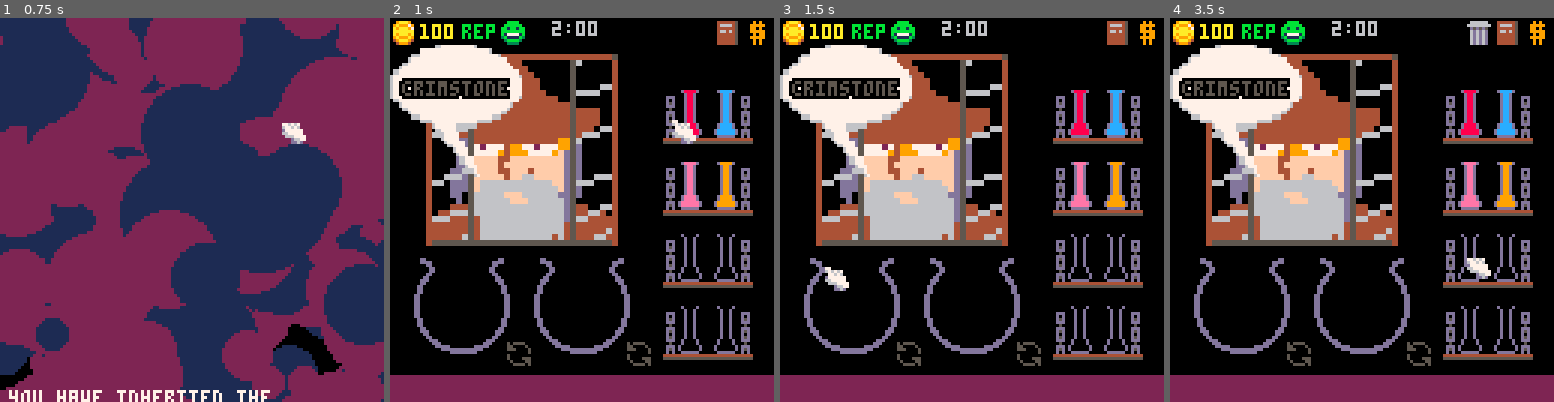
Above: before the commit, frames 1-4 (left to right).
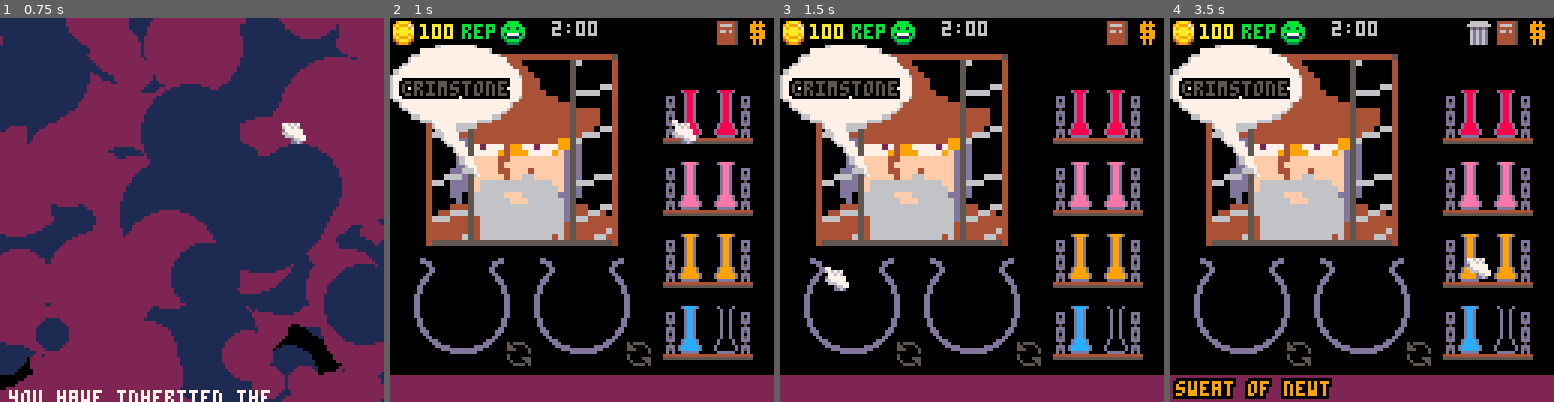
Above: after the commit, the same moments.

Repository: andbalch/cs4730_team_game
Game: PICO-8 cartridge potion.p8
Two runs of this game, one before a commit and one after it. Both use one fixed random seed, a clock stepped at 60 frames per second and the inputs below.
Inputs (mouse positions are in pixels of both pictures, inside the frame that each line leads up to):
- Up to frame 1 (0.75 s): tap X (X key) at 0.33 s; click (280, 121) at 0.67 s; tap O (Z key) at 0.7 s
- Up to frame 2 (1 s): no input
- Up to frame 3 (1.5 s): tap X (X key) at 1.07 s; click (826, 267) at 1.22 s
- Up to frame 4 (3.5 s): tap O (Z key) every 0.4 s from 1.7 to 3.3 s; click (1277, 114) at 1.77 s; tap X (X key) at 1.85, 2.97 s; click (1342, 259) at 2.32 s; click (1404, 106) at 2.87 s; click (1465, 256) at 3.42 s

Frame 1 is identical in both runs. In frame 2, 1.3% of the frame differs, in the area x 75-90%, y 18-87%; in frame 3, 1.3%; in frame 4, 3.2%, in the area x 0-90%, y 18-100%.

Commit message:
More starting ingredients

Diff:
--- a/potion.p8
+++ b/potion.p8
@@ -43,21 +43,21 @@
 00000000099999000000000000088000000880000880088000000000111111111666666666666661111111113b1111b39a1111a9491111992818818212000021
 000000000090900000000999000000000000000088808880000000001111111116666666666661611111111103bbbb3009aaaa90049999400288882001222210
 00000000009090000000999000088000000880008800880000000000111111111660066000666111111111110033330000999900004444000022220000111100
-00dd000000000000000000000000dd0000dd000000000000000000000000dd000d8888d00dccccd00deeeed00d9999d00d0000d00d0000d00d0000d00d0000d0
-00dddd00000000000000000000dddd0000dddd00000000000000000000dddd0000d88d0000dccd0000deed0000d99d0000d00d0000d00d0000d00d0000d00d00
-0000dd00000000000000000000dd00000000dd00000000000000000000dd000000d88d0000dccd0000deed0000d99d0000d00d0000d00d0000d00d0000d00d00
-00000dd000000000000000000dd0000000000dd000000000000000000dd0000000d88d0000dccd0000deed0000d99d0000d00d0000d00d0000d00d0000d00d00
-00000dd000000000000000000dd0000000000dd000000000000000000dd0000000d88d0000dccd0000deed0000d99d0000d00d0000d00d0000d00d0000d00d00
-0000dd00000000000000000000dd00000000dd00000000000000000000dd000000d88d0000dccd0000deed0000d99d0000d00d0000d00d0000d00d0000d00d00
-000dd0000000000000000000000dd000000dd0000000000000000000000dd00000d88d0000dccd0000deed0000d99d0000d00d0000d00d0000d00d0000d00d00
-00ddd0000000000000000000000ddd0000ddd0000000000000000000000ddd0000d88d0000dccd0000deed0000d99d0000d00d0000d00d0000d00d0000d00d00
-00dd000000000000000000000000dd0000dd000000000000000000000000dd0000d88d0000dccd0000deed0000d99d0000d00d0000d00d0000d00d0000d00d00
-0dd00000000000000000000000000dd00dd00000000000000000000000000dd000d88d0000dccd0000deed0000d99d0000d00d0000d00d0000d00d0000d00d00
-0dd00000000000000000000000000dd00dd00000000000000000000000000dd000d88d0000dccd0000deed0000d99d0000d00d0000d00d0000d00d0000d00d00
-0dd00000000000000000000000000dd00dd00000000000000000000000000dd00d8888d00dccccd00deeeed00d9999d00d0000d00d0000d00d0000d00d0000d0
-dd0000000000000000000000000000dddd0000000000000000000000000000dd0d8888d00dccccd00deeeed00d9999d00d0000d00d0000d00d0000d00d0000d0
-dd0000000000000000000000000000dddd0000000000000000000000000000ddd888888ddccccccddeeeeeedd999999dd000000dd000000dd000000dd000000d
-dd0000000000000000000000000000dddd0000000000000000000000000000ddd888888ddccccccddeeeeeedd999999dd000000dd000000dd000000dd000000d
+00dd000000000000000000000000dd0000dd000000000000000000000000dd000d8888d00d8888d00deeeed00deeeed00d9999d00d9999d00dccccd00d0000d0
+00dddd00000000000000000000dddd0000dddd00000000000000000000dddd0000d88d0000d88d0000deed0000deed0000d99d0000d99d0000dccd0000d00d00
+0000dd00000000000000000000dd00000000dd00000000000000000000dd000000d88d0000d88d0000deed0000deed0000d99d0000d99d0000dccd0000d00d00
+00000dd000000000000000000dd0000000000dd000000000000000000dd0000000d88d0000d88d0000deed0000deed0000d99d0000d99d0000dccd0000d00d00
+00000dd000000000000000000dd0000000000dd000000000000000000dd0000000d88d0000d88d0000deed0000deed0000d99d0000d99d0000dccd0000d00d00
+0000dd00000000000000000000dd00000000dd00000000000000000000dd000000d88d0000d88d0000deed0000deed0000d99d0000d99d0000dccd0000d00d00
+000dd0000000000000000000000dd000000dd0000000000000000000000dd00000d88d0000d88d0000deed0000deed0000d99d0000d99d0000dccd0000d00d00
+00ddd0000000000000000000000ddd0000ddd0000000000000000000000ddd0000d88d0000d88d0000deed0000deed0000d99d0000d99d0000dccd0000d00d00
+00dd000000000000000000000000dd0000dd000000000000000000000000dd0000d88d0000d88d0000deed0000deed0000d99d0000d99d0000dccd0000d00d00
+0dd00000000000000000000000000dd00dd00000000000000000000000000dd000d88d0000d88d0000deed0000deed0000d99d0000d99d0000dccd0000d00d00
+0dd00000000000000000000000000dd00dd00000000000000000000000000dd000d88d0000d88d0000deed0000deed0000d99d0000d99d0000dccd0000d00d00
+0dd00000000000000000000000000dd00dd00000000000000000000000000dd00d8888d00d8888d00deeeed00deeeed00d9999d00d9999d00dccccd00d0000d0
+dd0000000000000000000000000000dddd0000000000000000000000000000dd0d8888d00d8888d00deeeed00deeeed00d9999d00d9999d00dccccd00d0000d0
+dd0000000000000000000000000000dddd0000000000000000000000000000ddd888888dd888888ddeeeeeeddeeeeeedd999999dd999999ddccccccdd000000d
+dd0000000000000000000000000000dddd0000000000000000000000000000ddd888888dd888888ddeeeeeeddeeeeeedd999999dd999999ddccccccdd000000d
 dd0000000000000000000000000000dddd0000000000000000000000000000dd0dddddd00dddddd00dddddd00dddddd00dddddd00dddddd00dddddd00dddddd0
 dd0000000000000000000000000000dddd0000000000000000000000000000dd0000000000000000000000000000000000000000000000000000000000000000
 dd0000000000000000000000000000dddd0000000000000000000000000000dd0000000000000000000000000000000000000000000000000000000000000000
